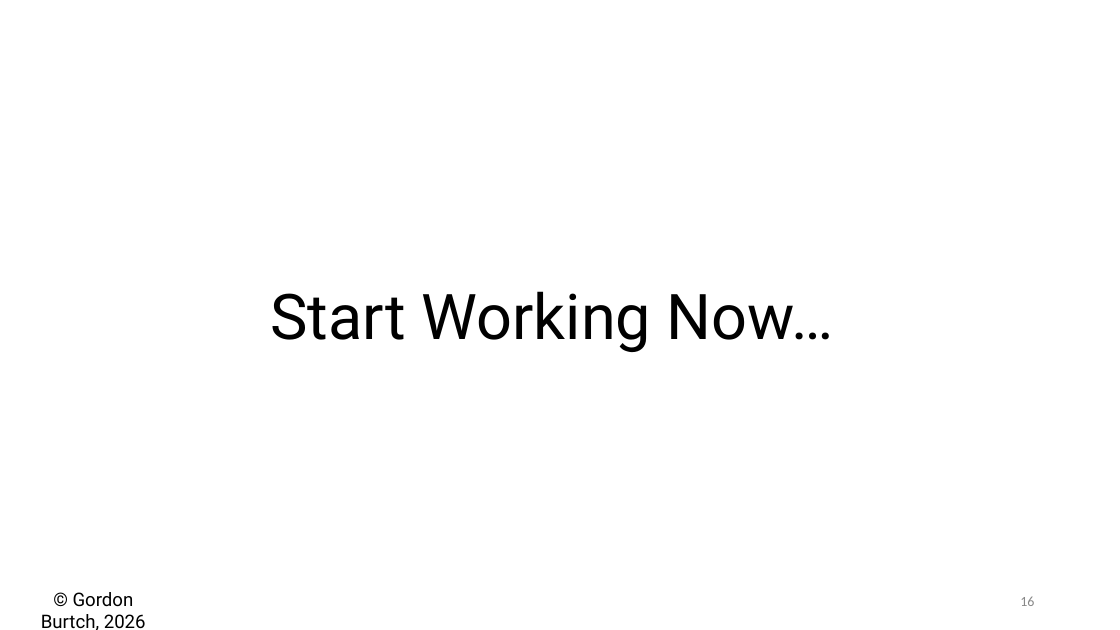
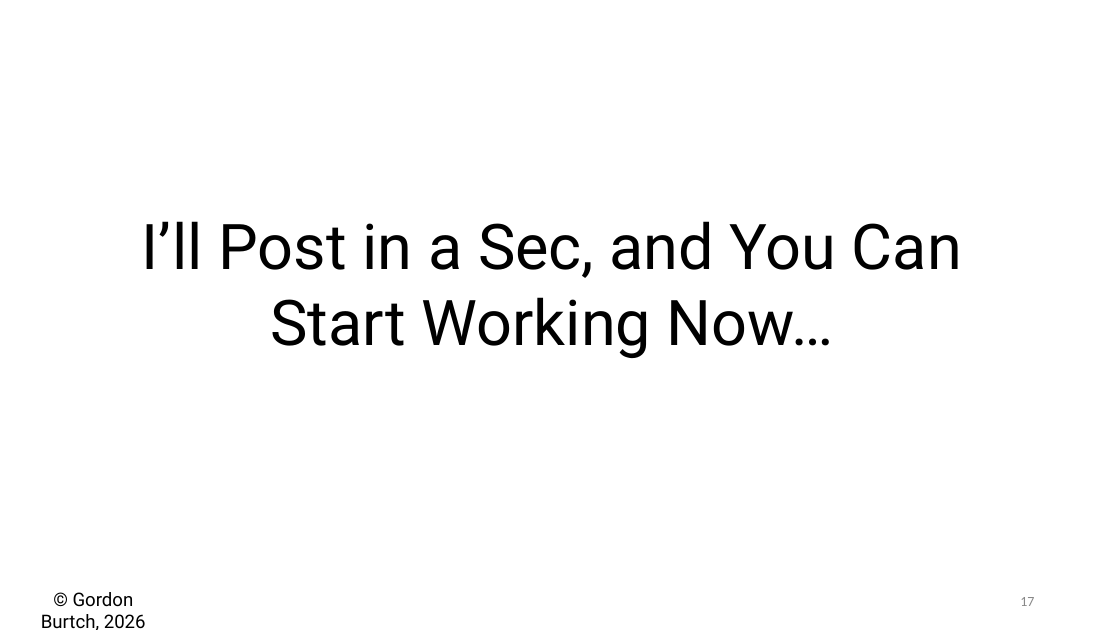
Before and after one commit to gburtch/BA865-2026, a slide deck: slide 17 of 4_Mar 26/4 - Model Fitting.pptx (slide 16 before the commit). Drawn at 1120x630 pixels with LibreOffice and Linux fonts; fonts in the diff are those of the drawing. Boxes give left, top, right and bottom in pixels: in the first picture for what was removed or moved away, otherwise in the second. Text is boxed around its words. In the diff, an @@ line names an element or a change of style, - is before the commit and + after.

```diff
--- a/4_Mar 26/4 - Model Fitting.pptx
+++ b/4_Mar 26/4 - Model Fitting.pptx
@@ text at [142, 221, 962, 358]: text changed @@
-Start Working Now…
+I’ll Post in a Sec, and You Can
+Start Working Now…
@@ page number at [1020, 597, 1034, 606]: text changed @@
-16
+17
```
Also in this commit, not shown: 2 other slides changed, 1 slide added, 2 other files.
